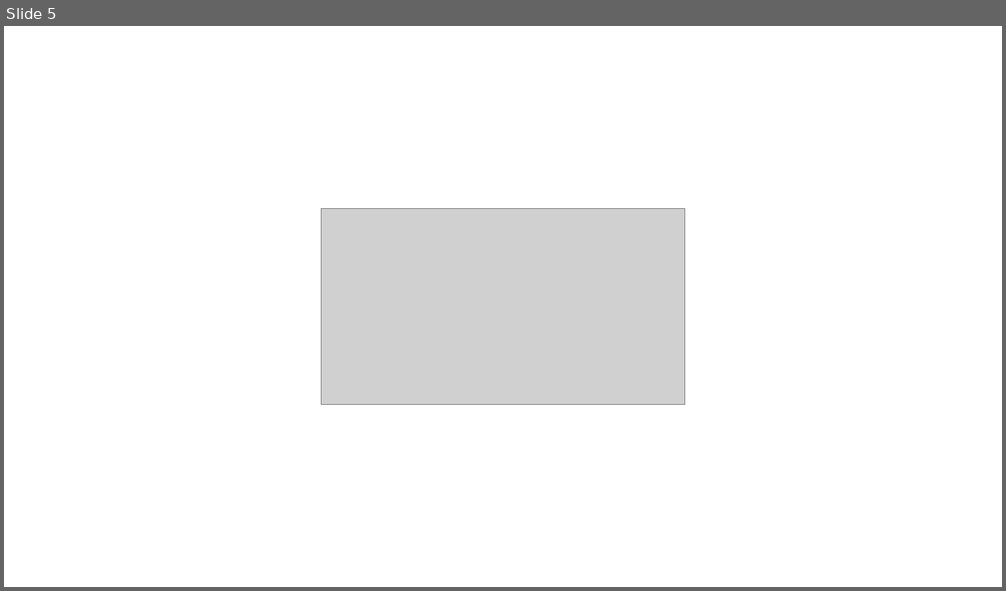
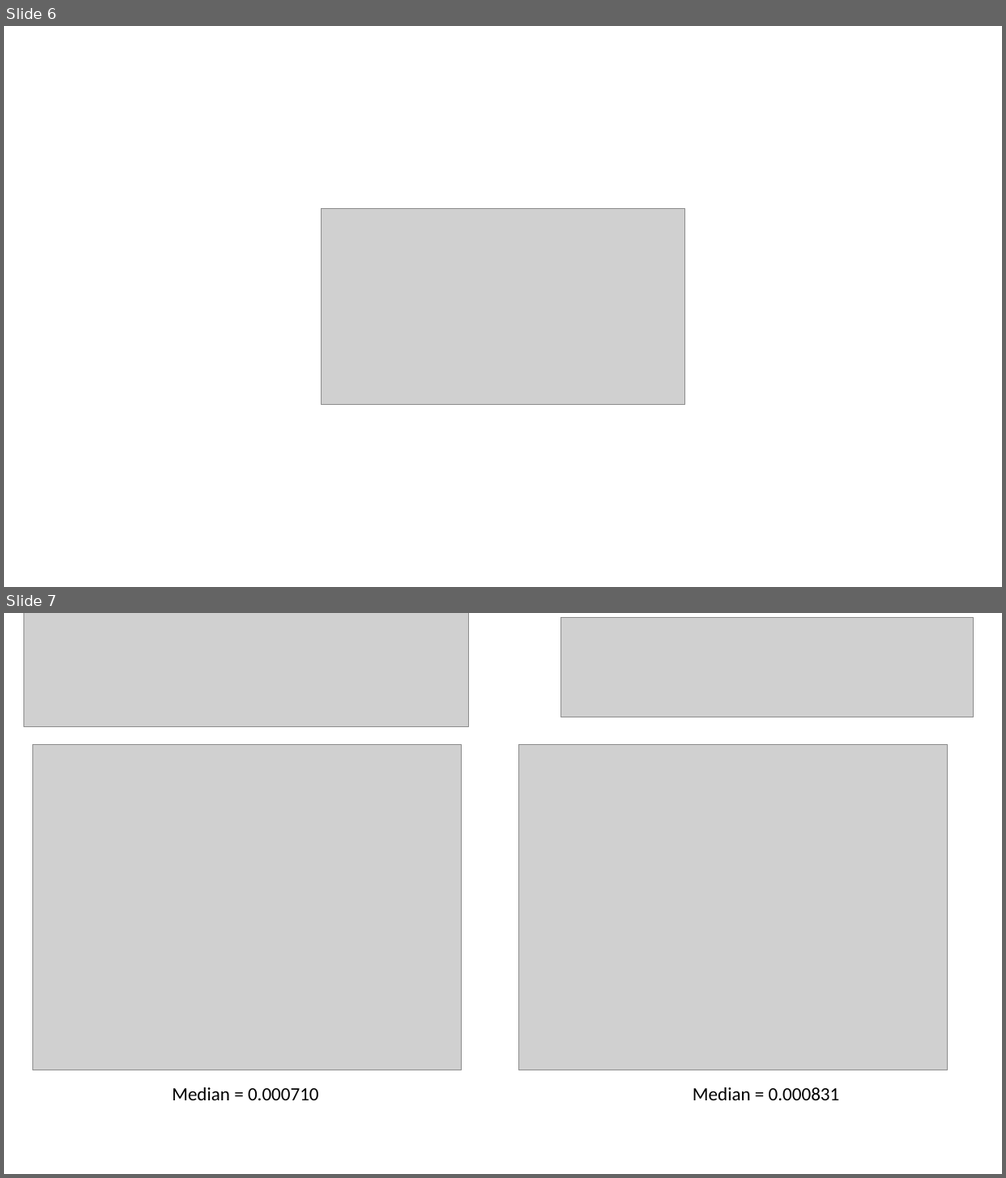
Before and after one commit to CaretC/CMP201_Coursework_BathyPathfindingAlgorithms, a slide deck: Data/DataNotes.pptx. Shown one above the other, each under a label of ours: slide 5 before the commit, slides 6 and 7 after it. The pictures are 1006x591 and 1006x1178 pixels, drawn with LibreOffice and Linux fonts; fonts in the diff are those of the drawing; grey boxes stand for pictures. Boxes give left, top, right and bottom in pixels: in the first picture for what was removed or moved away, otherwise in the second. Text is boxed around its words. In the diff, an @@ line names an element or a change of style, - is before the commit and + after.

```diff
--- a/Data/DataNotes.pptx
+++ b/Data/DataNotes.pptx
@@ slide 7 added at [4,613,1002,1174], background #FFFFFF @@
@@ picture added at [24,613,469,726] @@
@@ picture added at [561,618,974,717] @@
@@ picture added at [32,745,462,1071] @@
@@ picture added at [519,745,948,1071] @@
@@ text added at [172,1088,319,1101], 18 pt, text #000000 @@
+Median = 0.000710
@@ text added at [692,1088,840,1101], 18 pt, text #000000 @@
+Median = 0.000831
@@ what was slide 5 is now slide 6 @@
```
Also in this commit, not shown: 1 other slide added, 40 other files.
